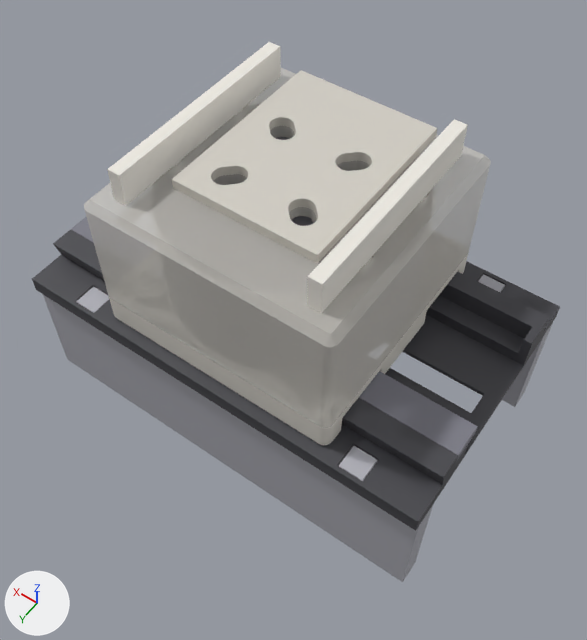
The Blender file 2-0/kasseta/Стенд_тележка_114.blend, before and after one commit.
Both versions are drawn from a camera (50 mm lens) standing at (-35.2, 49.1, 72.1) and looking at (-2.0, 2.5, -1.0). Arrows for +X, +Y and +Z are at lower left; the lights stay in place. The first picture is the older version.

The first picture shows 'борт ложа 1', 'борт ложа 2', 'крышка над зубьями (планка)', 'кубик', 'нижний этаж', 'ножка 1', 'ножка 2', 'платформа', 'прижимная пластина' and 1 more.
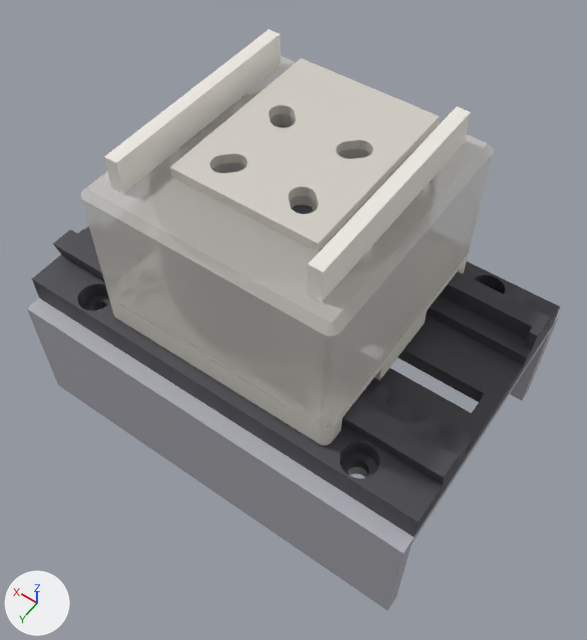
What differs and where, as boxes [x1, y1, x2, y2] in the pictures (587 x 640 px):
'кубик', reshaped: before [84, 68, 491, 428]; after [81, 56, 494, 428]
'платформа', reshaped: before [32, 229, 560, 531]; after [32, 226, 560, 537]
'П-стойка', added: after [27, 298, 559, 611]
'прижимная пластина', moved: before [172, 70, 437, 264]; after [170, 58, 439, 252]
'ножка 1', deleted: before [43, 286, 433, 582]
'борт ложа 1', moved: before [107, 42, 281, 206]; after [104, 29, 281, 194]
'борт ложа 2', moved: before [307, 119, 468, 313]; after [307, 107, 470, 302]
'крышка над зубьями (планка)', deleted: before [71, 217, 478, 462]
'ножка 2', deleted: before [478, 274, 553, 407]
part 1 of me_gt_platforma, reshaped: before [32, 255, 560, 531]; after [32, 255, 560, 537]

What the commit changed:
me_gt_platforma is used by ob_платформа; location (0.0, 0.0, 0.0).
me_gt_platforma had 277 vertices, 570 faces and spanned x -26.0..26.0, y -16.0..16.0, z -2.0..2.5.
me_gt_platforma now has 2263 vertices, 4542 faces and spans x -26.0..26.0, y -16.0..16.0, z -3.5..2.5.
me_gt_platforma part 1: 6 vertices moved from x -19.5..19.5, y -12.5..12.5, z -2.0..0.0 to x -20.0..20.0, y -13.7..13.7, z -2.1..0.0; 37 vertices removed from x -26.0..26.0, y -16.0..16.0, z -2.0..2.5; 2023 vertices added at x -26.0..26.0, y -16.0..16.0, z -3.5..2.5.
me_gt_kubik is used by ob_кубик; location (0.0, 0.0, 0.0).
me_gt_kubik had 3448 vertices, 6928 faces and spanned x -14.7..14.7, y -14.7..14.7, z 2.9..17.7.
me_gt_kubik now has 3448 vertices, 6928 faces and spans x -14.7..14.7, y -14.7..14.7, z 2.9..19.2.
me_gt_kubik part 2: 2175 of the vertices in x -14.7..14.7, y -14.7..14.7, z 16.2..17.7 are moved by (0.0, 0.0, 1.5).
Other edits to the shape of me_gt_kubik do not show in these pictures.
me_gt_bort is used by ob_борт_ложа_1; location (0.0, 0.0, 0.0).
me_gt_bort had 24 vertices, 44 faces and spanned x 10.5..12.0, y -12.5..12.5, z 16.5..21.5.
me_gt_bort now has 24 vertices, 44 faces and spans x 10.5..12.0, y -12.5..12.5, z 18.0..23.0.
me_gt_bort part 3: the whole mesh is moved by (0.0, 0.0, 1.5).
me_gt_bort_001 is used by ob_борт_ложа_2; location (0.0, 0.0, 0.0); rotation (0.0, 0.0, 3.142), in degrees (0, 0, 180).
me_gt_bort_001 had 24 vertices, 44 faces and spanned x 10.5..12.0, y -12.5..12.5, z 16.5..21.5.
me_gt_bort_001 now has 24 vertices, 44 faces and spans x 10.5..12.0, y -12.5..12.5, z 18.0..23.0.
me_gt_bort_001 part 4: the whole mesh is moved by (0.0, 0.0, 1.5).
me_gt_plastina is used by ob_прижимная_пластина; location (0.0, 0.0, 0.0).
me_gt_plastina had 1304 vertices, 2620 faces and spanned x -8.5..8.5, y -13.5..8.0, z 17.7..18.8.
me_gt_plastina now has 1304 vertices, 2620 faces and spans x -8.5..8.5, y -13.5..8.0, z 19.2..20.3.
me_gt_plastina part 5: the whole mesh is moved by (0.0, 0.0, 1.5).
Mesh me_gt_stoyka is new.
It has 1032 vertices, 2080 faces and spans x -26.0..26.0, y -18.0..18.0, z -20.0..-3.5.
It uses material mat_ножки (grey #b3b3bc).
Object 'крышка над зубьями (планка)' (ob_крышка_над_зубьями__планка) is deleted.
Object 'ножка 1' (ob_ножка_1) is deleted.
Object 'ножка 2' (ob_ножка_2) is deleted.
Object 'П-стойка' (ob_п_стойка) is new; it shows me_gt_stoyka.
Its location is (0.0, 0.0, 0.0).
